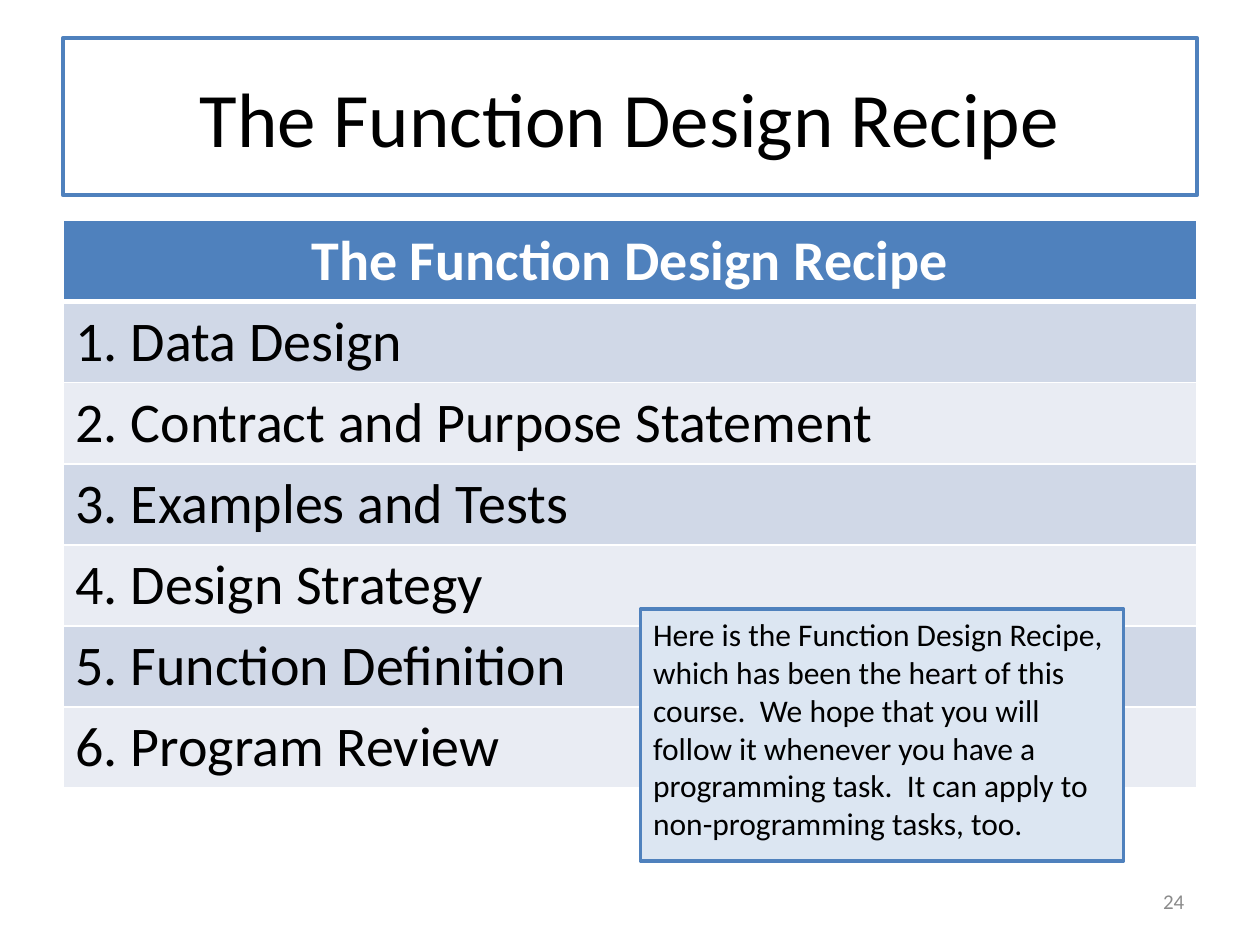
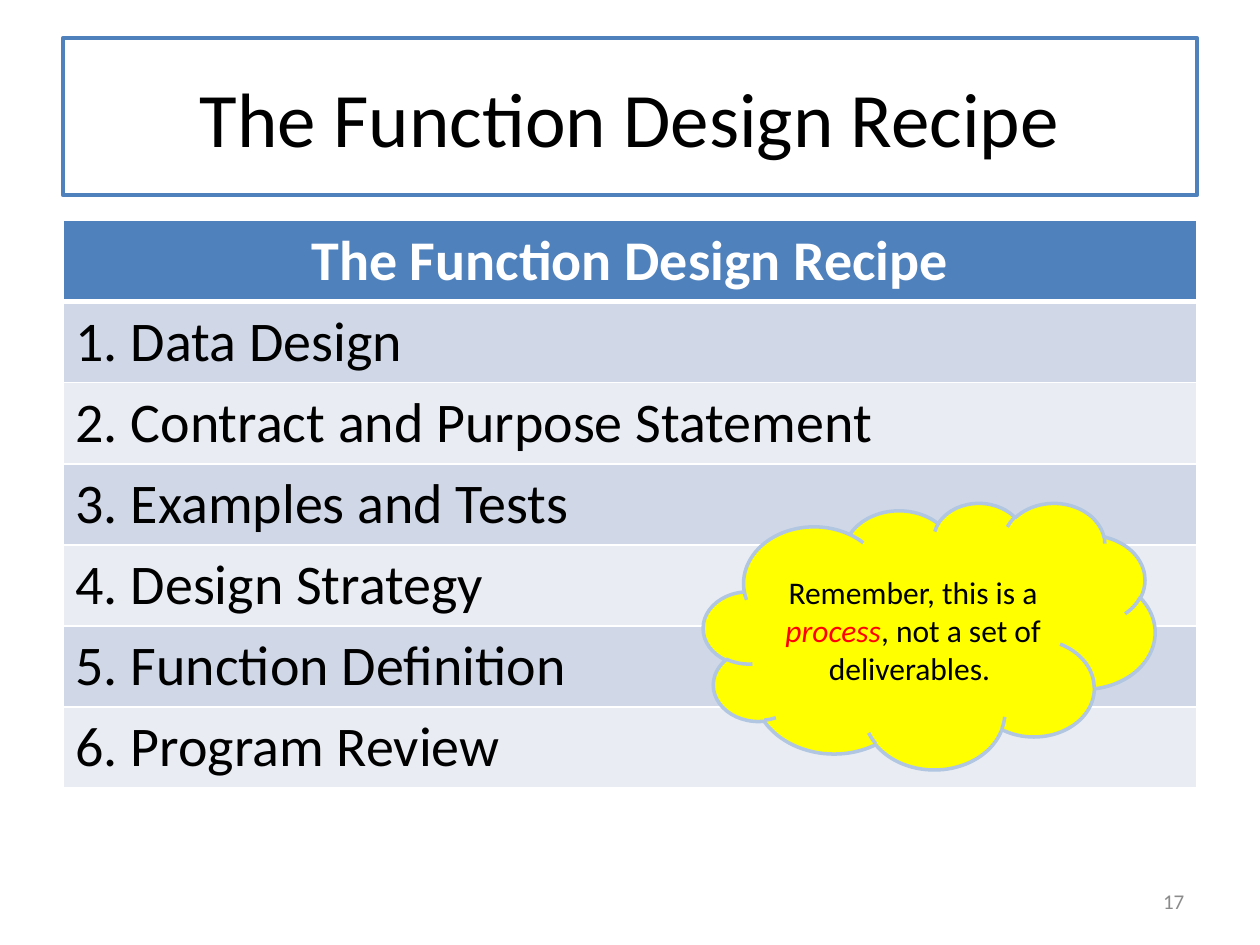
Before and after one commit to mwand/cs5010f17, a slide deck: slide 17 of Slides/Lesson 12.1 The Last Lecture.pptx (slide 24 before the commit). Drawn at 1260x945 pixels with LibreOffice and Linux fonts; fonts in the diff are those of the drawing. Boxes give left, top, right and bottom in pixels: in the first picture for what was removed or moved away, otherwise in the second. Text is boxed around its words. In the diff, an @@ line names an element or a change of style, - is before the commit and + after.

```diff
--- a/Slides/Lesson 12.1 The Last Lecture.pptx
+++ b/Slides/Lesson 12.1 The Last Lecture.pptx
@@ cloud added at box(703, 503, 1154, 770), fill #FFFF00, outline #B0C6E1 2 pt, 18 pt, text #000000 @@
+Remember, this is a process, not a set of deliverables.
@@ rectangle removed at box(640, 609, 1123, 861) @@
-Here is the Function Design Recipe, which has been the heart of this course. We hope that you will follow it whenever you have a programming task. It can apply to non-programming tasks, too.
@@ page number at box(1163, 895, 1184, 909): text changed @@
-24
+17
```
Also in this commit, not shown: 10 other slides changed, 1 slide added, 7 slides removed, 3 other files.
